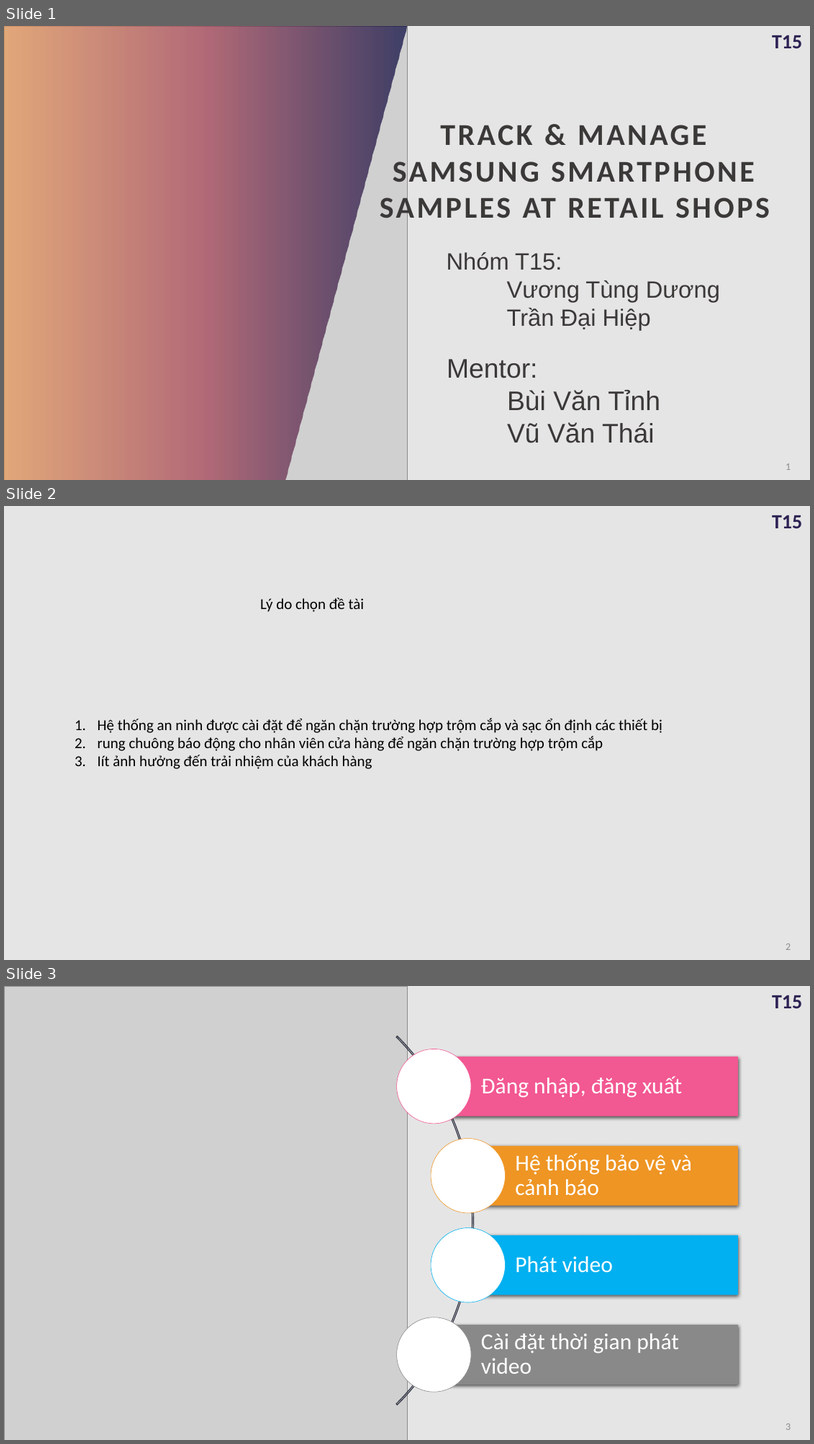
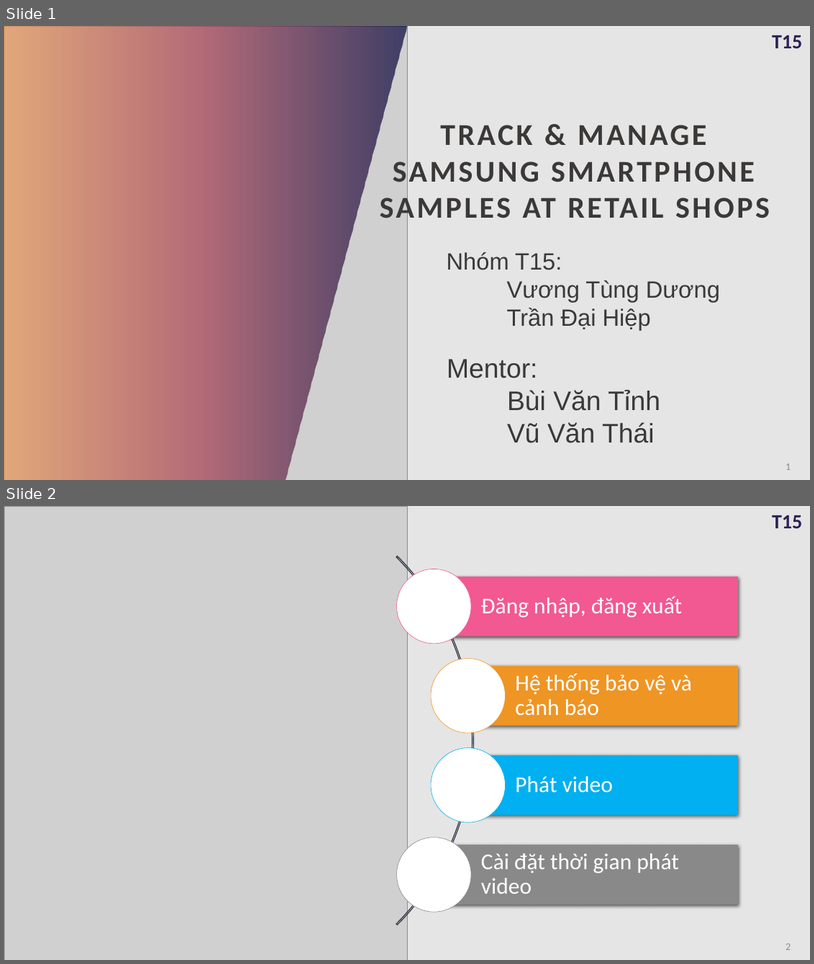
Before and after one commit to daihieptn97/share, a slide deck: Đồ án/BaoCao.pptx. Shown one above the other, each under a label of ours: slides 1, 2 and 3 before the commit, slides 1 and 2 after it. The pictures are 814x1444 and 814x964 pixels, drawn with LibreOffice and Linux fonts; fonts in the diff are those of the drawing; grey boxes stand for pictures. Boxes give left, top, right and bottom in pixels: in the first picture for what was removed or moved away, otherwise in the second. Text is boxed around its words. In the diff, an @@ line names an element or a change of style, - is before the commit and + after.

```diff
--- a/Đồ án/BaoCao.pptx
+++ b/Đồ án/BaoCao.pptx
@@ slide 2 removed at box(4, 506, 810, 960), background #E5E5E5; not listed: 1 template element that a slide beside it also shows @@
@@ text removed at box(260, 597, 365, 612) @@
-Lý do chọn đề tài
@@ text removed at box(98, 718, 663, 769) @@
-1. Hệ thống an ninh được cài đặt để ngăn chặn trường hợp trộm cắp và sạc ổn định các thiết bị
-2. rung chuông báo động cho nhân viên cửa hàng để ngăn chặn trường hợp trộm cắp
-3. Iít ảnh hưởng đến trải nhiệm của khách hàng
@@ page number removed at box(786, 943, 791, 950) @@
-2
@@ what was slide 3 is now slide 2 @@
```
Also in this commit, not shown: 2 slides added, 2 other slides removed, 1 other file.
